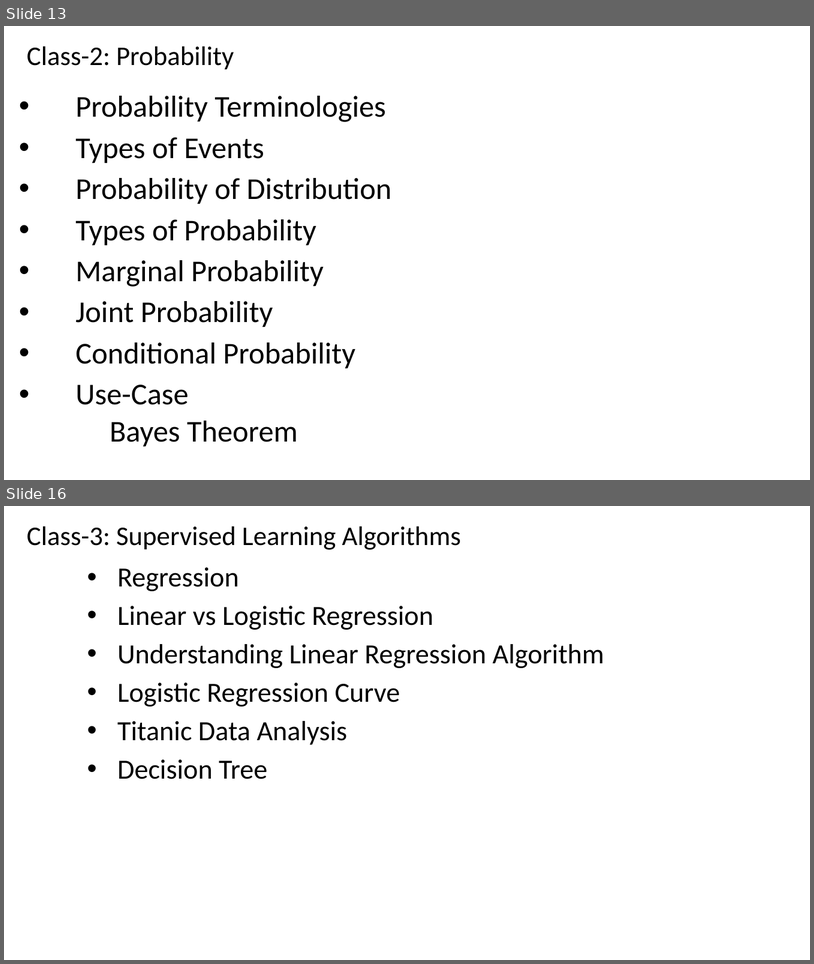
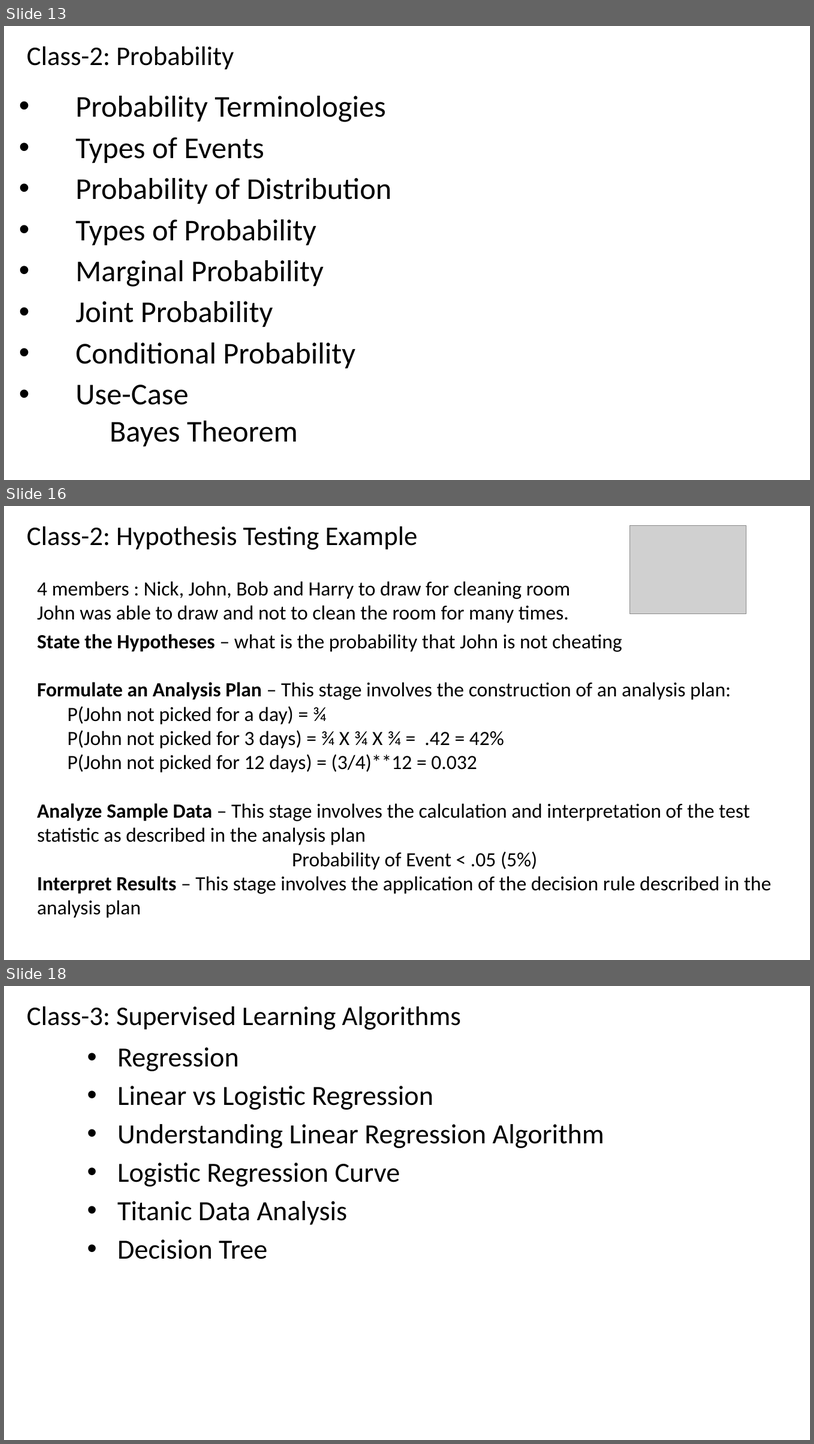
Before and after one commit to renshan2/accesspy, a slide deck: AI-ML-DL/Machine Learning.pptx. Shown one above the other, each under a label of ours: slides 13 and 16 before the commit, slides 13, 16 and 18 after it; the slides between them are not shown. The pictures are 814x964 and 814x1444 pixels, drawn with LibreOffice and Linux fonts; fonts in the diff are those of the drawing; grey boxes stand for pictures. Boxes give left, top, right and bottom in pixels: in the first picture for what was removed or moved away, otherwise in the second. Text is boxed around its words. In the diff, an @@ line names an element or a change of style, - is before the commit and + after.

Commit message:
new file

```diff
--- a/AI-ML-DL/Machine Learning.pptx
+++ b/AI-ML-DL/Machine Learning.pptx
@@ slide 16 added at (4,506,810,960), background #FFFFFF @@
@@ text added at (27,526,418,550), 32 pt, text #000000 @@
+Class-2: Hypothesis Testing Example
@@ picture added at (630,526,747,614) @@
@@ text added at (37,581,570,623), 24 pt, text #000000 @@
+4 members : Nick, John, Bob and Harry to draw for cleaning room
+John was able to draw and not to clean the room for many times.
@@ text added at (37,634,772,918), 24 pt, text #000000 @@
+State the Hypotheses – what is the probability that John is not cheating
+Formulate an Analysis Plan – This stage involves the construction of an analysis plan:
+  P(John not picked for a day) = ¾
+  P(John not picked for 3 days) = ¾ X ¾ X ¾ = .42 = 42%
+  P(John not picked for 12 days) = (3/4)**12 = 0.032
+Analyze Sample Data – This stage involves the calculation and interpretation of the test statistic as described in the analysis plan
+Probability of Event < .05 (5%)
+Interpret Results – This stage involves the application of the decision rule described in the analysis plan
@@ what was slide 16 is now slide 18 @@
```
Also in this commit, not shown: 2 slides changed, 1 other slide added.
